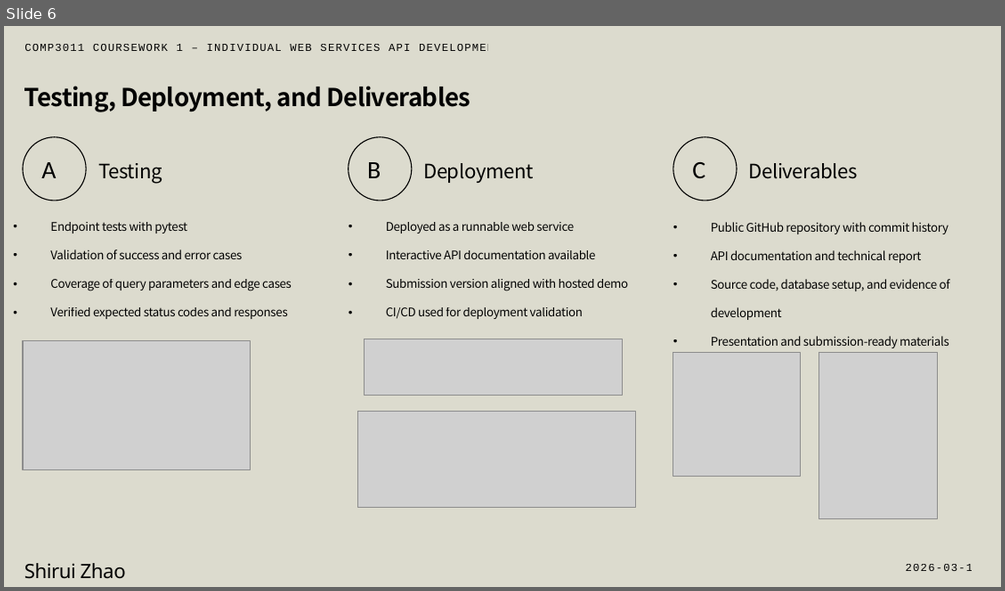
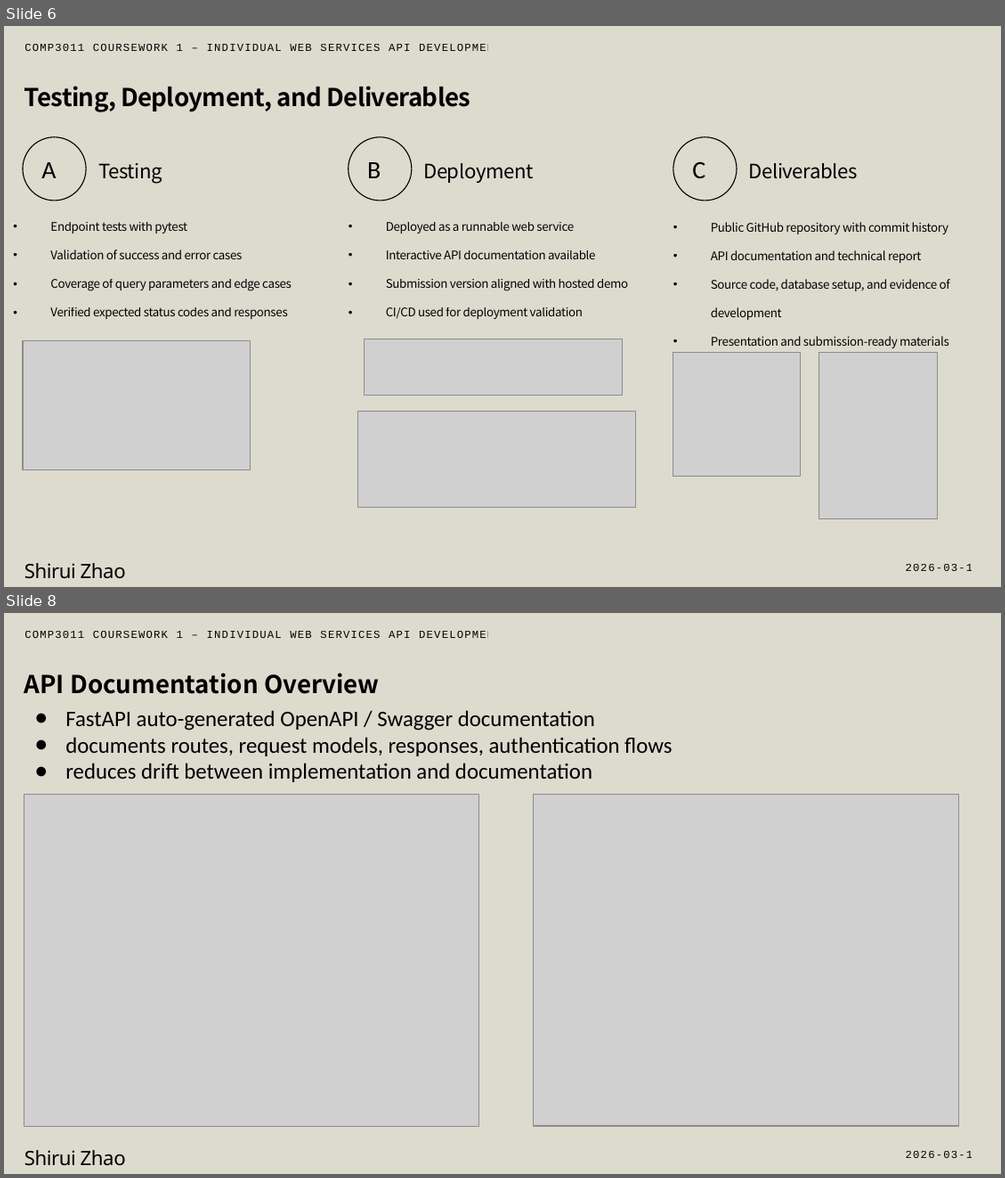
Before and after one commit to SHIRUIZHAOIILLiil/housing-api, a slide deck: docs/Housing-API.pptx. Shown one above the other, each under a label of ours: slide 6 before the commit, slides 6 and 8 after it; the slides between them are not shown. The pictures are 1005x591 and 1005x1178 pixels, drawn with LibreOffice and Linux fonts; fonts in the diff are those of the drawing; grey boxes stand for pictures. Boxes give left, top, right and bottom in pixels: in the first picture for what was removed or moved away, otherwise in the second. Text is boxed around its words. In the diff, an @@ line names an element or a change of style, - is before the commit and + after.

```diff
--- a/docs/Housing-API.pptx
+++ b/docs/Housing-API.pptx
@@ slide 8 added at bbox=[4, 613, 1001, 1174], background #DCDBCE @@
@@ text added at bbox=[24, 631, 502, 638], 7.8 pt, text #000000 @@
+COMP3011 COURSEWORK 1 – INDIVIDUAL WEB SERVICES API DEVELOPMENT PROJECT
@@ text added at bbox=[24, 673, 380, 694], 17.8 pt, text #000000, bold @@
+API Documentation Overview
@@ text added at bbox=[65, 710, 672, 782], 16 pt, text #000000 @@
+● FastAPI auto-generated OpenAPI / Swagger documentation
+● documents routes, request models, responses, authentication flows
+● reduces drift between implementation and documentation
@@ picture added at bbox=[24, 795, 478, 1127] @@
@@ picture added at bbox=[534, 795, 959, 1127] @@
@@ text added at bbox=[24, 1150, 126, 1166], 14.2 pt, text #000000 @@
+Shirui Zhao
@@ text added at bbox=[906, 1151, 980, 1158], 7.8 pt, text #000000 @@
+2026-03-12
```
Also in this commit, not shown: 1 slide changed, 3 other slides added, 1 other file.
